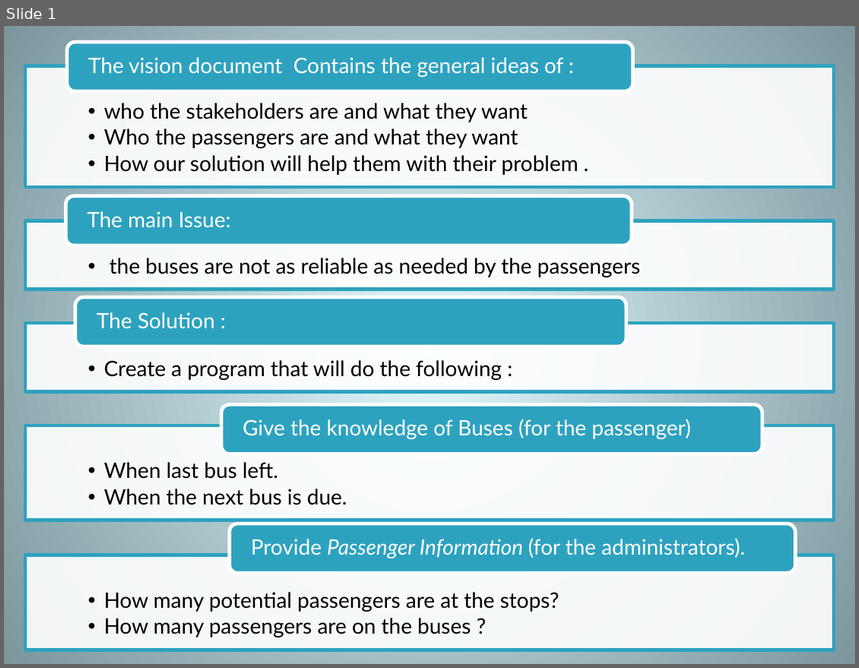
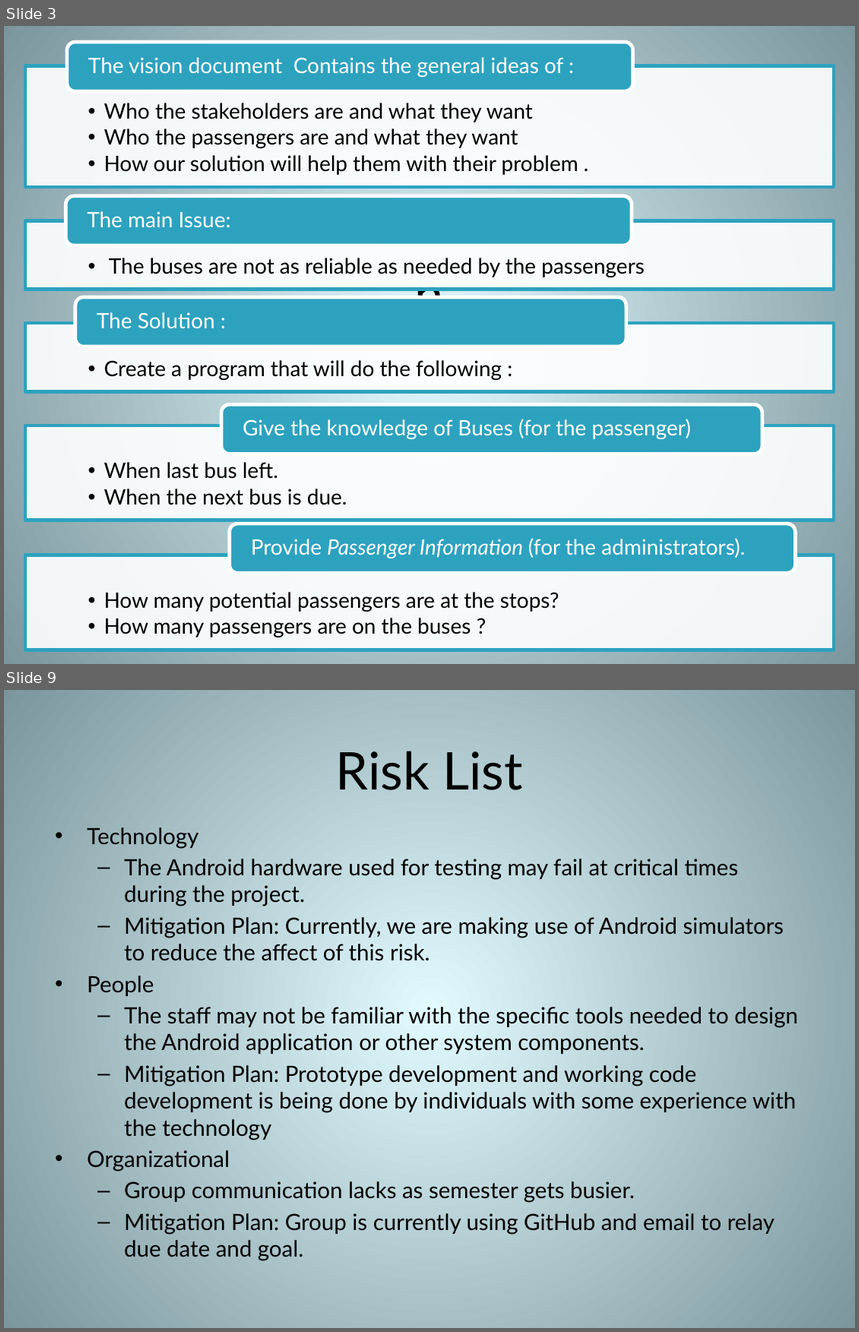
Before and after one commit to hjc/JagTrack, a slide deck: LCO_Brief_Placeholder/SEFornofCompiling1.pptx. Shown one above the other, each under a label of ours: slide 1 before the commit, slides 3 and 9 after it; the slides between them are not shown. The pictures are 859x668 and 859x1332 pixels, drawn with LibreOffice and Linux fonts; fonts in the diff are those of the drawing. Boxes give left, top, right and bottom in pixels: in the first picture for what was removed or moved away, otherwise in the second. Text is boxed around its words. In the diff, an @@ line names an element or a change of style, - is before the commit and + after.

```diff
--- a/LCO_Brief_Placeholder/SEFornofCompiling1.pptx
+++ b/LCO_Brief_Placeholder/SEFornofCompiling1.pptx
@@ slide 9 added at box(4, 690, 855, 1328), background gradient #E1FAFF to #7B969C @@
@@ title added at box(336, 751, 523, 790), 44 pt, text #000000 @@
+Risk List
@@ text added at box(87, 828, 798, 1234), 19 pt, text #000000 @@
+• Technology
+  – The Android hardware used for testing may fail at critical times during the project.
+  – Mitigation Plan: Currently, we are making use of Android simulators to reduce the affect of this risk.
+• People
+  – The staff may not be familiar with the specific tools needed to design the Android application or other system components.
+  – Mitigation Plan: Prototype development and working code development is being done by individuals with some experience with the technology
+• Organizational
+  – Group communication lacks as semester gets busier.
+  – Mitigation Plan: Group is currently using GitHub and email to relay due date and goal.
@@ what was slide 1 is now slide 3 @@
@@ slide 3 changed as well @@
@@ text at box(104, 103, 533, 123): text changed @@
-  •• who the stakeholders are and what they want
+  •• Who the stakeholders are and what they want
@@ text at box(109, 258, 645, 278): text changed @@
-  •• the buses are not as reliable as needed by the passengers
+  •• The buses are not as reliable as needed by the passengers
@@ title added at box(415, 268, 444, 300), 44 pt, text #000000 @@
+n
```
Also in this commit, not shown: 19 other slides added, 5 other files.
